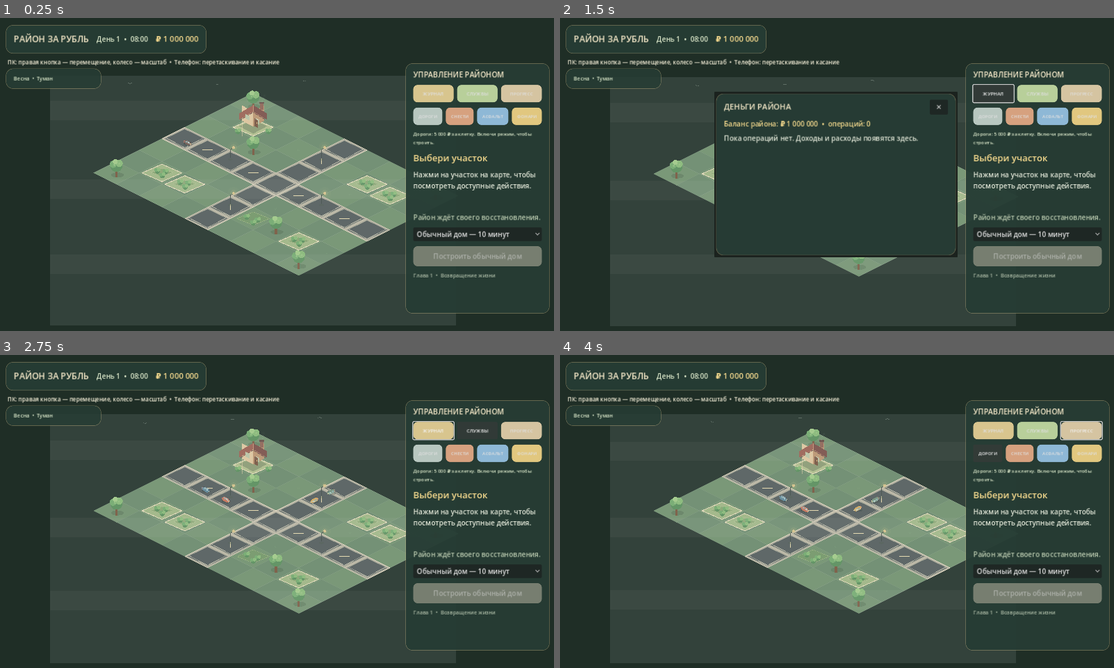
Above: before the commit, frames 1-4 (two rows, left to right).
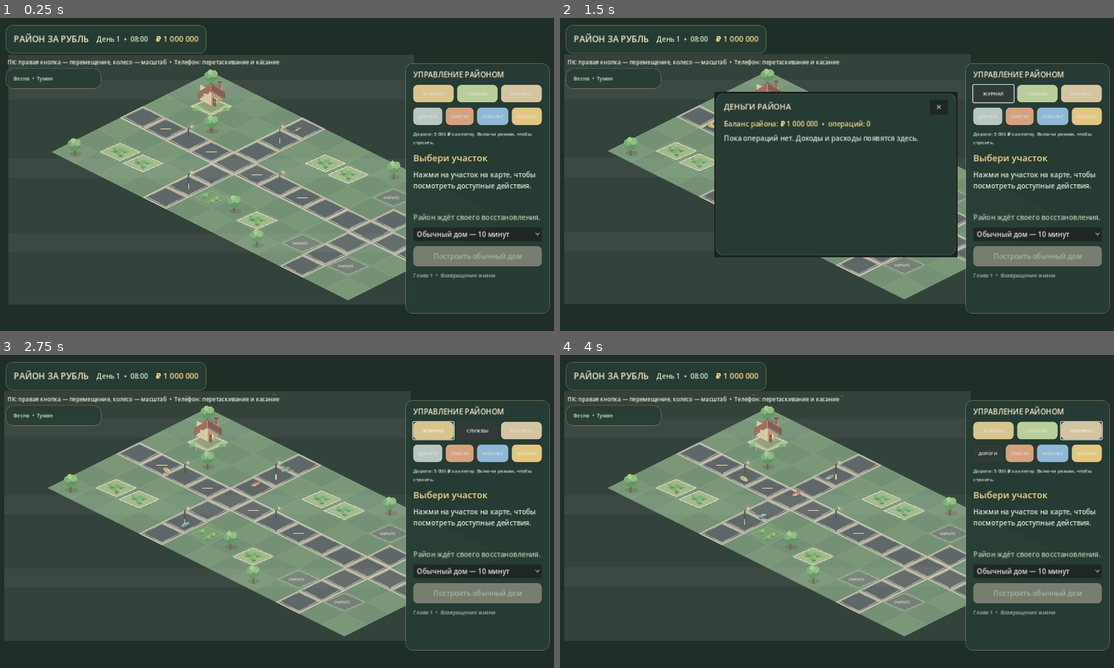
Above: after the commit, the same moments.

Repository: wellbi-creator/rayon-za-rubl
Game: Godot game, scene res://scenes/main.tscn
The game is run twice, just before and just after one commit, with the same random seed, the same clock (stepped at 60 frames per second) and the same inputs.
Inputs (mouse positions are in pixels of both pictures, inside the frame that each line leads up to):
- Up to frame 1 (0.25 s): no input
- Up to frame 2 (1.5 s): move the mouse to (958, 158) at 0.52 s; hold D 0.53-1.25 s; click (958, 158) at 0.67 s; click "ЖУРНАЛ" at 1.25 s
- Up to frame 3 (2.75 s): click "СЛУЖБЫ" at 2 s
- Up to frame 4 (4 s): click "ПРОГРЕСС" at 2.75 s; click "ДОРОГИ" at 3.5 s

The runs differ from the first frame. In frame 1, 15% of the frame differs, in the area x 1-74%, y 13-91%; in frame 2, 6.5%; in frame 3, 15%; in frame 4, 15%.

Commit message:
M5.16a: expand world map and add locked east quarter

Diff:
--- a/scripts/world/isometric_district_world.gd
+++ b/scripts/world/isometric_district_world.gd
@@ -7,15 +7,22 @@
 const Grid = preload("res://scripts/world/isometric_grid.gd")
 const RoadPathNetwork = preload("res://scripts/world/road_path_network.gd")
 const TILE := Vector2(128.0, 64.0)
-const MAP_WIDTH := 9
+const MAP_WIDTH := 13
 const MAP_HEIGHT := 7
+const STARTER_PLOT_COUNT := 6
+const EAST_QUARTER_PLOT_START := 6
+const EAST_QUARTER_PLOT_COUNT := 4
+const EAST_QUARTER_PURCHASE_COST := 300000
 const PLOT_CELLS: Array[Vector2i] = [
 	Vector2i(1, 1), Vector2i(2, 5), Vector2i(6, 1),
-	Vector2i(7, 5), Vector2i(1, 5), Vector2i(7, 1)
+	Vector2i(7, 5), Vector2i(1, 5), Vector2i(7, 1),
+	Vector2i(9, 1), Vector2i(11, 1), Vector2i(9, 5), Vector2i(11, 5)
 ]
 const PLOT_NAMES: Array[String] = [
 	"Дом Бабы Зины", "Участок №2", "Участок №3",
-	"Участок №4", "Участок №5", "Участок №6"
+	"Участок №4", "Участок №5", "Участок №6",
+	"Восточный квартал • участок 1", "Восточный квартал • участок 2",
+	"Восточный квартал • участок 3", "Восточный квартал • участок 4"
 ]
 
 var plot_states: Array[Dictionary] = []
@@ -55,10 +62,14 @@
 func _ready() -> void:
 	road_path_network = RoadPathNetwork.new()
 	road_path_network.configure(MAP_WIDTH, MAP_HEIGHT, 3, 4)
+	# The east quarter is connected to the starter arterial by its own north-south street.
+	for y in range(MAP_HEIGHT):
+		if y != 3:
+			road_path_network.add_road_cell(Vector2i(10, y))
 	for lamp_cell in [Vector2i(2, 3), Vector2i(6, 3), Vector2i(4, 1), Vector2i(4, 5)]:
 		road_lamp_cells[lamp_cell] = true
 	for i in PLOT_CELLS.size():
-		plot_states.append({"kind": "home" if i == 0 else "empty", "progress": 0.0})
+		plot_states.append({"kind": "home" if i == 0 else "empty", "progress": 0.0, "unlocked": i < STARTER_PLOT_COUNT})
 	camera = Camera2D.new()
 	camera.position = Grid.grid_to_world(Vector2i(4, 3), TILE)
 	camera_target_position = camera.position
@@ -406,6 +417,12 @@
 	var center: Vector2 = Grid.grid_to_world(cell, TILE)
 	var state: Dictionary = plot_states[plot_id]
 	var selected := selected_plot == plot_id
+	if not bool(state.get("unlocked", plot_id < STARTER_PLOT_COUNT)):
+		_draw_diamond(center, TILE * Vector2(0.88, 0.76), Color("#68766b"), Color("#a4ad91"), 2.0)
+		if selected:
+			_draw_diamond(center, TILE * Vector2(0.96, 0.84), Color("#f6d77a", 0.12), Color("#ffe49a"), 3.0)
+		draw_string(ThemeDB.fallback_font, center + Vector2(-29, 4), "ЗАКРЫТО", HORIZONTAL_ALIGNMENT_LEFT, 58.0, 9, Color("#e7dfc8"))
+		return
 	var plot_color := Color("#b0bd8a") if plot_id == 0 else Color("#9eb582")
 	_draw_diamond(center, TILE * Vector2(0.88, 0.76), plot_color, Color("#e5d9b9"), 2.0)
 	if selected:
@@ -760,11 +777,14 @@
 
 func _get_walk_route(plot_id: int) -> Array[Vector2]:
 	var home_cell: Vector2i = PLOT_CELLS[plot_id]
+	var arterial_x := 10 if home_cell.x >= 9 else 4
 	var vertical_road_y := 1 if home_cell.y <= 3 else 5
-	var approach := Grid.grid_to_world(Vector2i(4, vertical_road_y), TILE)
-	var junction := Grid.grid_to_world(Vector2i(4, 3), TILE)
+	var approach := Grid.grid_to_world(Vector2i(arterial_x, vertical_road_y), TILE)
+	var junction := Grid.grid_to_world(Vector2i(arterial_x, 3), TILE)
 	var home := Grid.grid_to_world(home_cell, TILE)
 	var route: Array[Vector2] = [home + Vector2(0, 17), approach, junction]
+	if arterial_x != 4:
+		route.append(Grid.grid_to_world(Vector2i(4, 3), TILE))
 	var side_road_x := 1 if home_cell.x < 4 else 7
 	route.append(Grid.grid_to_world(Vector2i(side_road_x, 3), TILE))
 	return route
@@ -1048,7 +1068,20 @@
 func load_save_data(data: Dictionary) -> void:
 	var road_data: Variant = data.get("road_network", {})
 	if road_data is Dictionary and not road_data.is_empty():
-		road_path_network.load_save_data(road_data)
+		var migrated_road_data: Dictionary = road_data.duplicate(true)
+		var saved_width := int(migrated_road_data.get("map_width", MAP_WIDTH))
+		var saved_height := int(migrated_road_data.get("map_height", MAP_HEIGHT))
+		var saved_cells: Variant = migrated_road_data.get("cells", [])
+		if saved_cells is Array and saved_width <= MAP_WIDTH and saved_height <= MAP_HEIGHT and (saved_width < MAP_WIDTH or saved_height < MAP_HEIGHT):
+			for x in range(saved_width, MAP_WIDTH):
+				saved_cells.append({"x": x, "y": 3, "surface": "standard"})
+			for y in range(MAP_HEIGHT):
+				if y != 3:
+					saved_cells.append({"x": 10, "y": y, "surface": "standard"})
+			migrated_road_data["map_width"] = MAP_WIDTH
+			migrated_road_data["map_height"] = MAP_HEIGHT
+			migrated_road_data["cells"] = saved_cells
+		road_path_network.load_save_data(migrated_road_data)
 	player_built_road_cells.clear()
 	var saved_player_roads: Variant = data.get("player_built_road_cells", [])
 	if data.has("player_built_road_cells") and saved_player_roads is Array:
@@ -1060,7 +1093,7 @@
 	else:
 		# M5.2 saves predate explicit ownership; infer non-starter segments safely.
 		for cell in road_path_network.get_road_cells():
-			if cell.y != 3 and cell.x != 4:
+			if cell.y != 3 and cell.x != 4 and cell.x != 10:
 				player_built_road_cells[cell] = true
 	road_lamp_cells.clear()
 	var saved_road_lamps: Variant = data.get("road_lamps", [])
@@ -1075,19 +1108,21 @@
 			if road_path_network.is_road_cell(lamp_cell):
 				road_lamp_cells[lamp_cell] = true
 	var saved_plots: Variant = data.get("plot_states", [])
-	if saved_plots is Array and saved_plots.size() == PLOT_CELLS.size():
+	if saved_plots is Array and saved_plots.size() <= PLOT_CELLS.size():
 		plot_states.clear()
-		for entry in saved_plots:
-			if entry is Dictionary:
+		for plot_id in PLOT_CELLS.size():
+			if plot_id < saved_plots.size() and saved_plots[plot_id] is Dictionary:
+				var entry: Dictionary = saved_plots[plot_id]
 				var kind := str(entry.get("kind", "empty"))
 				if kind not in ["home", "empty", "building", "built"]:
 					kind = "empty"
 				plot_states.append({
 					"kind": kind,
-					"progress": clampf(float(entry.get("progress", 0.0)), 0.0, 1.0)
+					"progress": clampf(float(entry.get("progress", 0.0)), 0.0, 1.0),
+					"unlocked": bool(entry.get("unlocked", plot_id < STARTER_PLOT_COUNT))
 				})
 			else:
-				plot_states.append({"kind": "empty", "progress": 0.0})
+				plot_states.append({"kind": "empty", "progress": 0.0, "unlocked": plot_id < STARTER_PLOT_COUNT})
 	baba_home_repaired = bool(data.get("baba_home_repaired", false))
 	queue_redraw()
 
@@ -1110,7 +1145,36 @@
 func get_plot_kind(plot_id: int) -> String:
 	if plot_id < 0 or plot_id >= plot_states.size():
 		return ""
+	if not is_plot_unlocked(plot_id):
+		return "locked"
 	return str(plot_states[plot_id].get("kind", ""))
+
+func is_plot_unlocked(plot_id: int) -> bool:
+	if plot_id < 0 or plot_id >= plot_states.size():
+		return false
+	return bool(plot_states[plot_id].get("unlocked", plot_id < STARTER_PLOT_COUNT))
+
+func get_unlocked_plot_ids() -> Array[int]:
+	var result: Array[int] = []
+	for plot_id in plot_states.size():
+		if is_plot_unlocked(plot_id):
+			result.append(plot_id)
+	return result
+
+func get_quarter_purchase_cost() -> int:
+	return EAST_QUARTER_PURCHASE_COST
+
+func unlock_east_quarter() -> bool:
+	var changed := false
+	for plot_id in range(EAST_QUARTER_PLOT_START, EAST_QUARTER_PLOT_START + EAST_QUARTER_PLOT_COUNT):
+		if plot_id >= 0 and plot_id < plot_states.size() and not is_plot_unlocked(plot_id):
+			var state: Dictionary = plot_states[plot_id]
+			state["unlocked"] = true
+			plot_states[plot_id] = state
+			changed = true
+	if changed:
+		queue_redraw()
+	return changed
 
 func get_plot_name(plot_id: int) -> String:
 	if plot_id < 0 or plot_id >= PLOT_NAMES.size():
